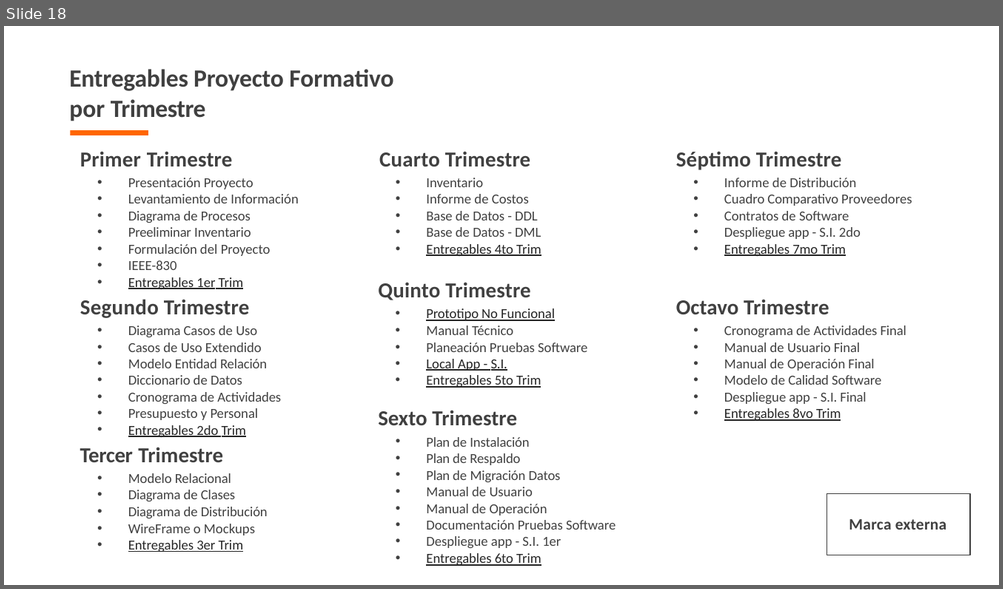
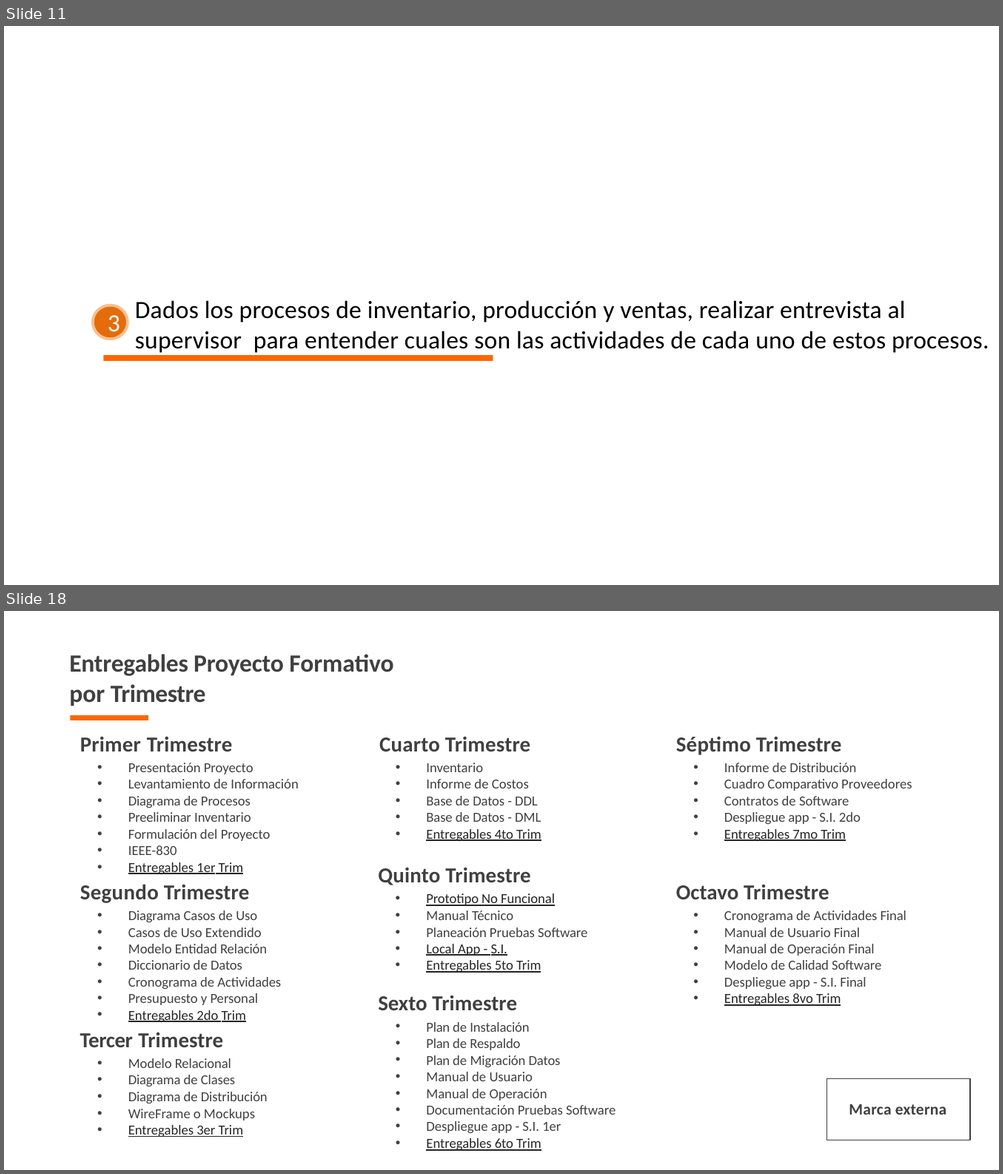
Before and after one commit to tataAntolinez/JOYASPRECIOSAS3D, a slide deck: app/app_documentacion/1er_trim/1_1_1_presentacion_proyecto-convertido (1).pptx. Shown one above the other, each under a label of ours: slide 18 before the commit, slides 11 and 18 after it; the slides between them are not shown. The pictures are 1003x589 and 1003x1174 pixels, drawn with LibreOffice and Linux fonts; fonts in the diff are those of the drawing; background and template pictures are left out. Boxes give left, top, right and bottom in pixels: in the first picture for what was removed or moved away, otherwise in the second. Text is boxed around its words. In the diff, an @@ line names an element or a change of style, - is before the commit and + after.

```diff
--- a/app/app_documentacion/1er_trim/1_1_1_presentacion_proyecto-convertido (1).pptx
+++ b/app/app_documentacion/1er_trim/1_1_1_presentacion_proyecto-convertido (1).pptx
@@ slide 11 added at (x1=4, y1=26, x2=999, y2=585), background #FFFFFF @@
@@ ellipse added at (x1=93, y1=306, x2=128, y2=339), fill #E46C0A, outline #FAC090 2 pt, 18 pt, text #FFFFFF @@
+3
@@ text added at (x1=135, y1=301, x2=988, y2=353), 18 pt, text #000000 @@
+Dados los procesos de inventario, producción y ventas, realizar entrevista al supervisor para entender cuales son las actividades de cada uno de estos procesos.
@@ freeform shape added at (x1=103, y1=355, x2=493, y2=361), fill #FF6600 @@
```
Also in this commit, not shown: 8 slides changed, 8 other slides added, 10 slides removed, 10 other files.
